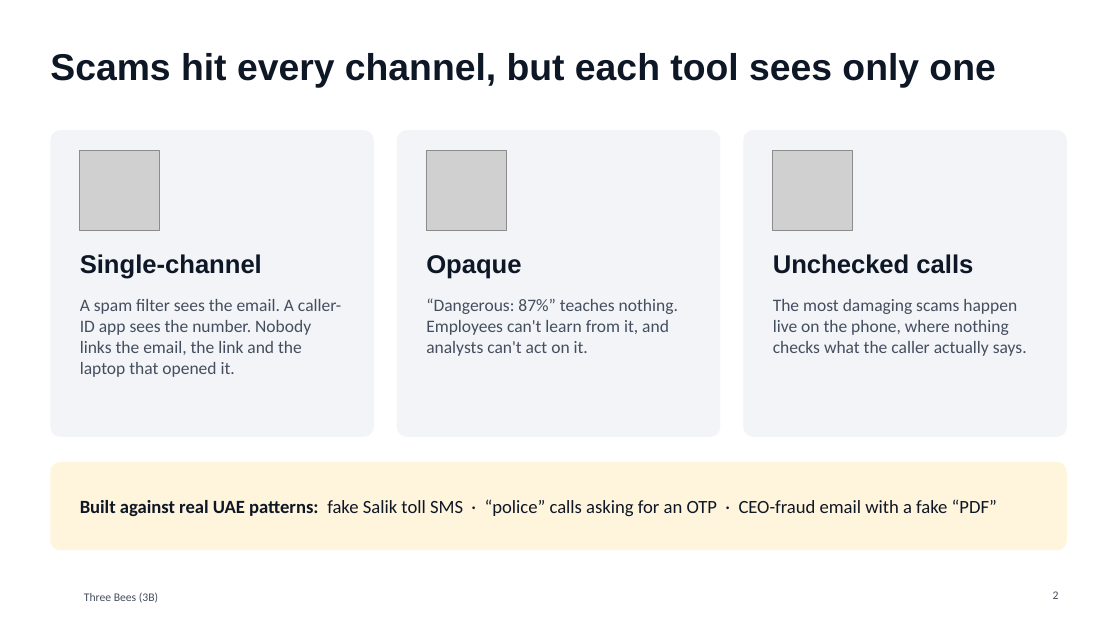
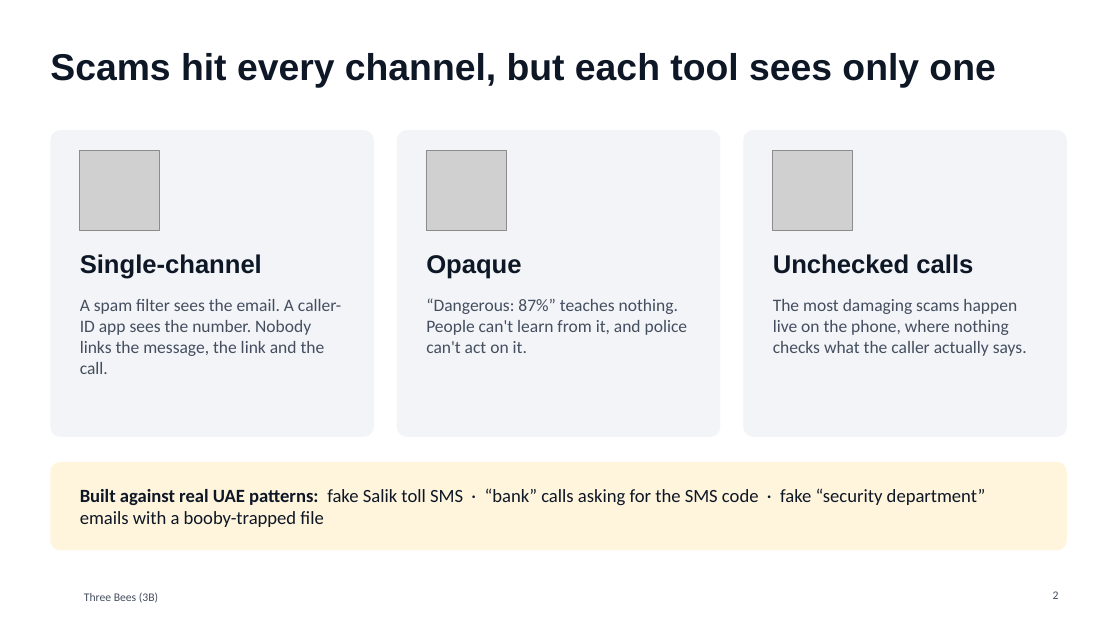
Before and after one commit to Mezx-1/three-bees, a slide deck: slide 2 of docs/presentation/ThreeBees_3B.pptx. Drawn at 1120x630 pixels with LibreOffice and Linux fonts; fonts in the diff are those of the drawing; grey boxes stand for pictures; background and template pictures are left out. Boxes give left, top, right and bottom in pixels: in the first picture for what was removed or moved away, otherwise in the second. Text is boxed around its words. In the diff, an @@ line names an element or a change of style, - is before the commit and + after.

```diff
--- a/docs/presentation/ThreeBees_3B.pptx
+++ b/docs/presentation/ThreeBees_3B.pptx
@@ text at [80, 299, 341, 374]: text changed @@
-A spam filter sees the email. A caller-ID app sees the number. Nobody links the email, the link and the laptop that opened it.
+A spam filter sees the email. A caller-ID app sees the number. Nobody links the message, the link and the call.
@@ text at [426, 298, 688, 353]: text changed @@
-“Dangerous: 87%” teaches nothing. Employees can't learn from it, and analysts can't act on it.
+“Dangerous: 87%” teaches nothing. People can't learn from it, and police can't act on it.
@@ text at [80, 488, 986, 527]: text changed @@
-Built against real UAE patterns: fake Salik toll SMS · “police” calls asking for an OTP · CEO-fraud email with a fake “PDF”
+Built against real UAE patterns: fake Salik toll SMS · “bank” calls asking for the SMS code · fake “security department” emails with a booby-trapped file
```
Also in this commit, not shown: 6 other slides changed, 4 slides added, 3 slides removed, 1 other file.
